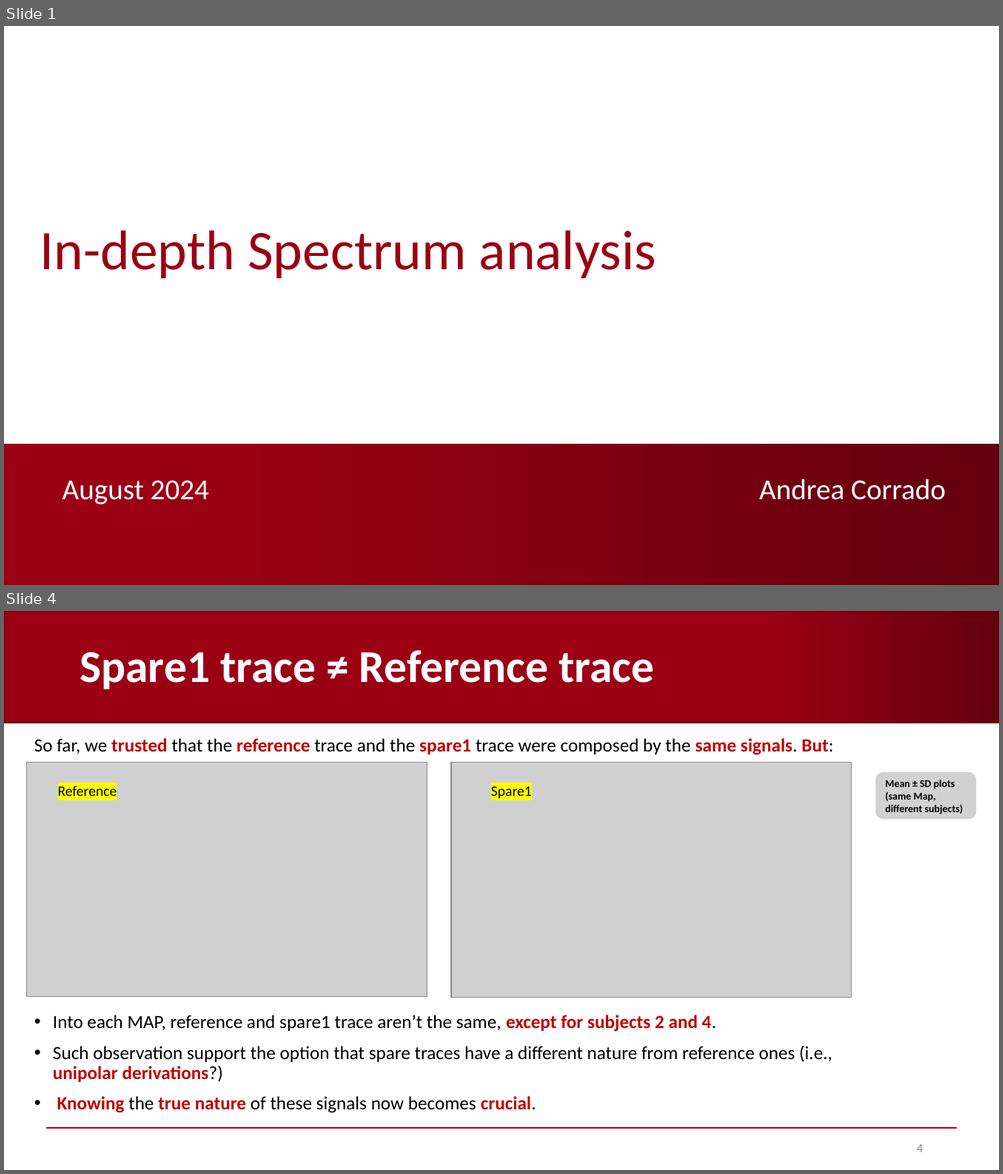
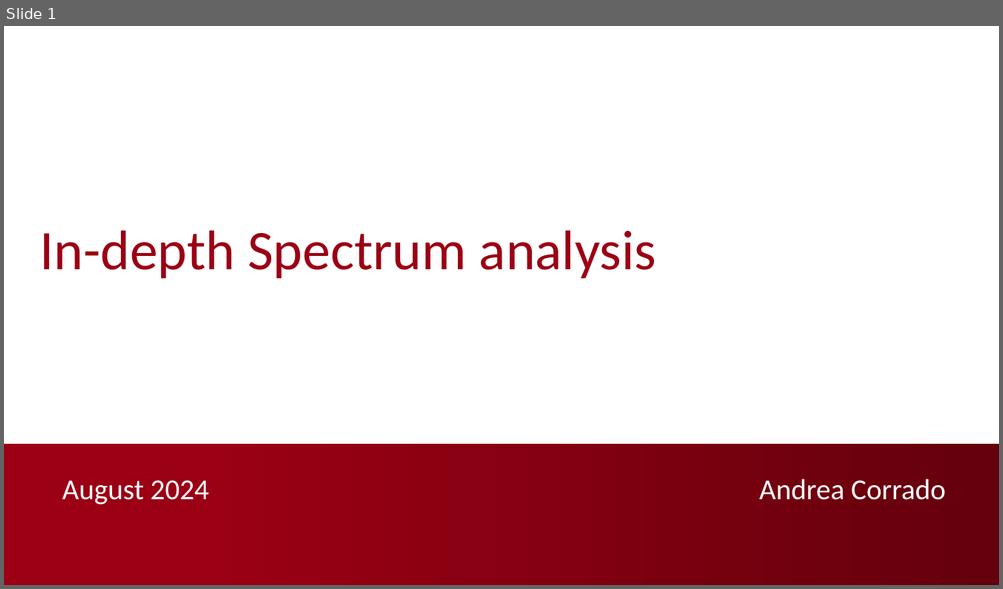
Before and after one commit to AndreaCorrado00/Tesi_magistrale_Corrado_Andrea, a slide deck: Documentation/3. in-depth spectrum analysis.pptx. Shown one above the other, each under a label of ours: slides 1 and 4 before the commit, slide 1 after it; the slides between them are not shown. The pictures are 1003x1174 and 1003x589 pixels, drawn with LibreOffice and Linux fonts; fonts in the diff are those of the drawing; grey boxes stand for pictures; background and template pictures are left out. Boxes give left, top, right and bottom in pixels: in the first picture for what was removed or moved away, otherwise in the second. Text is boxed around its words. In the diff, an @@ line names an element or a change of style, - is before the commit and + after.

```diff
--- a/Documentation/3. in-depth spectrum analysis.pptx
+++ b/Documentation/3. in-depth spectrum analysis.pptx
@@ slide 4 removed at (4,611,999,1170), background #FFFFFF @@
@@ rectangle removed at (4,611,999,723) @@
@@ title removed at (79,650,654,689) @@
-Spare1 trace ≠ Reference trace
@@ text removed at (34,738,833,755) @@
-So far, we trusted that the reference trace and the spare1 trace were composed by the same signals. But:
@@ picture removed at (26,763,427,997) @@
@@ picture removed at (451,763,851,997) @@
@@ text removed at (58,784,117,800) @@
-Reference
@@ text removed at (491,786,532,798) @@
-Spare1
@@ rounded rectangle removed at (876,772,976,819) @@
-Mean ± SD plots (same Map, different subjects)
@@ text removed at (53,1015,832,1113) @@
-• Into each MAP, reference and spare1 trace aren’t the same, except for subjects 2 and 4.
-• Such observation support the option that spare traces have a different nature from reference ones (i.e., unipolar derivations?)
-• Knowing the true nature of these signals now becomes crucial.
@@ line removed from (45, 1129) to (957, 1129) @@
@@ page number removed at (916,1145,922,1153) @@
-4
```
Also in this commit, not shown: 7 slides changed, 5 slides added, 4 other slides removed, 2 other files.
